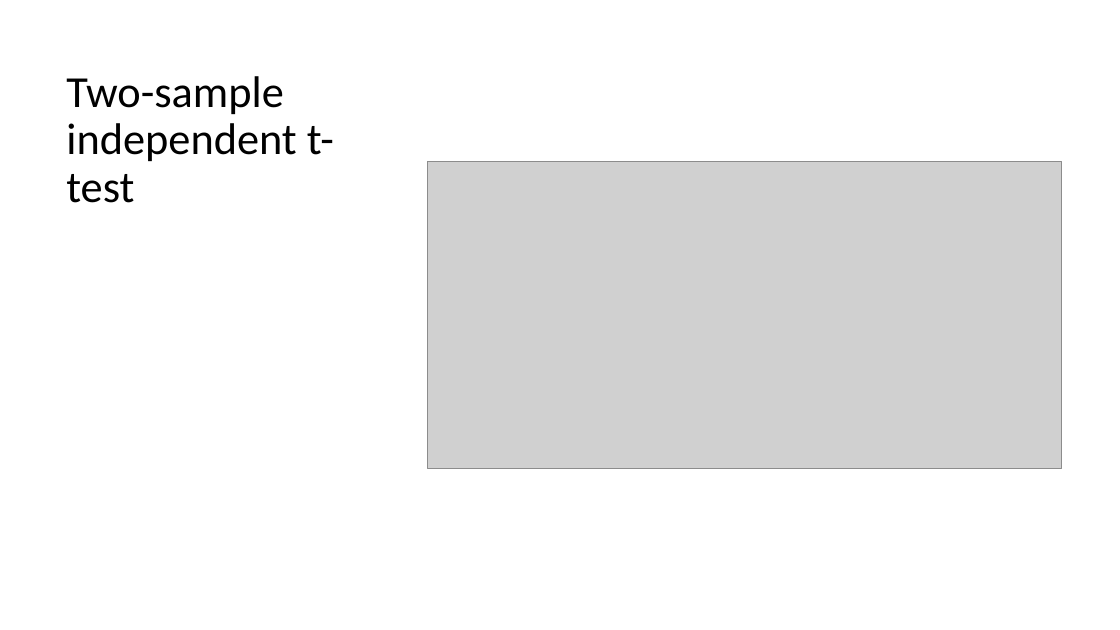
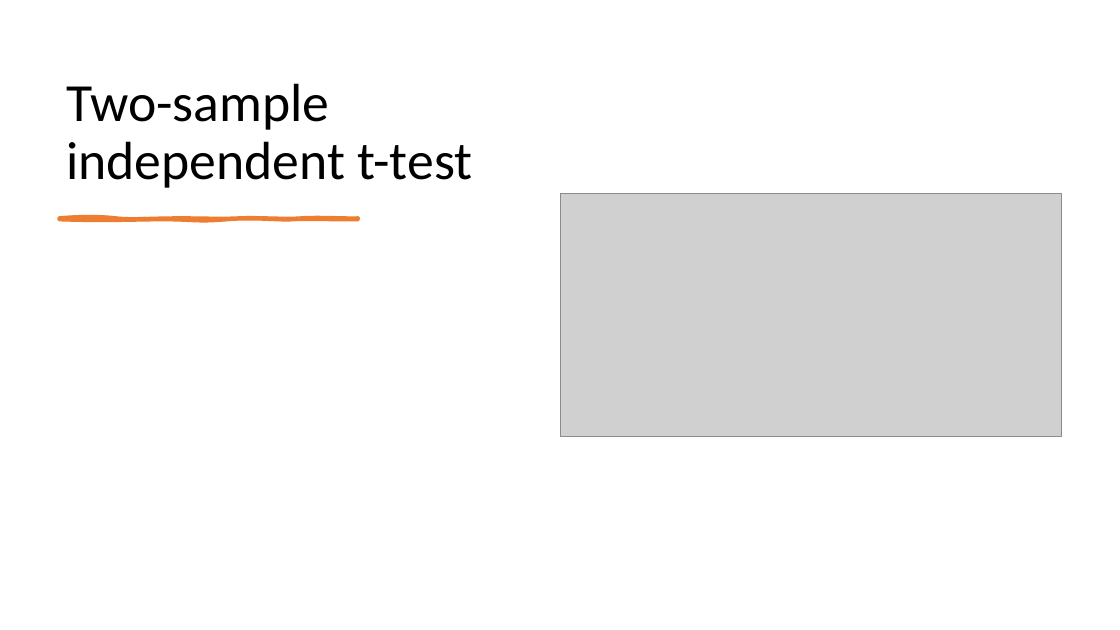
Before and after one commit to mikenguyen13/mar4050, a slide deck: slide 16 of lectures/14/2_Review.pptx (slide 15 before the commit). Drawn at 1120x630 pixels with LibreOffice and Linux fonts; fonts in the diff are those of the drawing; grey boxes stand for pictures. Boxes give left, top, right and bottom in pixels: in the first picture for what was removed or moved away, otherwise in the second. Text is boxed around its words. In the diff, an @@ line names an element or a change of style, - is before the commit and + after.

```diff
--- a/lectures/14/2_Review.pptx
+++ b/lectures/14/2_Review.pptx
@@ title "Two-sample independent t-test" at [66,83,472,188]: size 38 to 46 pt @@
@@ picture: place and size @@
-picture at [428,161,1062,469]
+picture at [560,193,1062,437]
@@ freeform shape added at [59,218,358,220], fill #ED7D31, outline #ED7D31 3 pt @@
```
Also in this commit, not shown: 7 other slides changed, 3 slides added, 2 slides removed, 3 other files.
